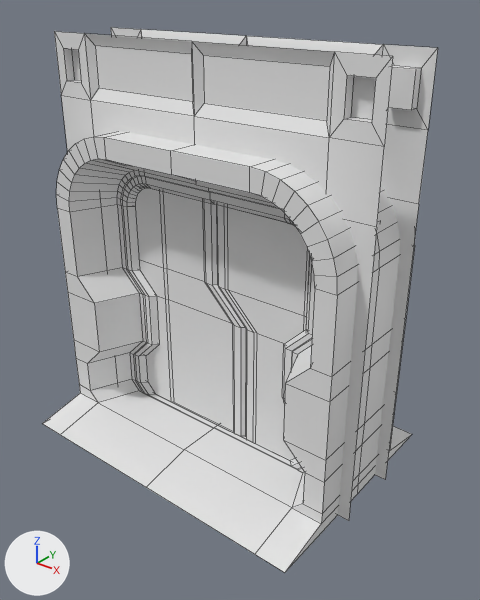
The Blender file Assets/Models/Blender/Door01.blend as it was, and as the next commit left it.
One viewpoint serves both versions: a 50 mm camera at (3.28, -3.88, 3.79) aimed at (0.2, -0.02, 1.4). Lighting does not change. The marker at lower left points along +X, +Y and +Z. Mesh edges are drawn as thin lines.

The scene before the commit, as lines of its bpy script (objects in view):
```python
me_plane = bpy.data.meshes.new('Plane')
me_plane.from_pydata(...)  # 32 vertices, 21 faces; spans x 0.0..1.1, y -0.1..0.0, z 0.0..2.3
me_plane_001 = bpy.data.meshes.new('Plane.001')
me_plane_001.from_pydata(...)  # 204 vertices, 171 faces; spans x 0.0..1.5, y -1.02..0.0, z 0.0..3.4
me_plane_002 = bpy.data.meshes.new('Plane.002')
me_plane_002.from_pydata(...)  # 32 vertices, 21 faces; spans x -1.3..0.3, y -0.1..0.0, z 0.1..2.4
ob_door1 = bpy.data.objects.new('Door1', me_plane)
ob_door1.location = (0.0, 0.0, 0.0)
_m = ob_door1.modifiers.new('Mirror', 'MIRROR')
_m.use_axis = (False, True, False)
_m.use_clip = True
ob_door2 = bpy.data.objects.new('Door2', me_plane_002)
ob_door2.location = (0.0, 0.0, 0.0)
_m = ob_door2.modifiers.new('Mirror', 'MIRROR')
_m.use_axis = (False, True, False)
_m.use_clip = True
ob_doorframe = bpy.data.objects.new('DoorFrame', me_plane_001)
ob_doorframe.location = (0.0, 0.0, 0.0)
_m = ob_doorframe.modifiers.new('Mirror', 'MIRROR')
_m.use_axis = (True, True, False)
_m.use_clip = True
_m = ob_doorframe.modifiers.new('EdgeSplit', 'EDGE_SPLIT')
```
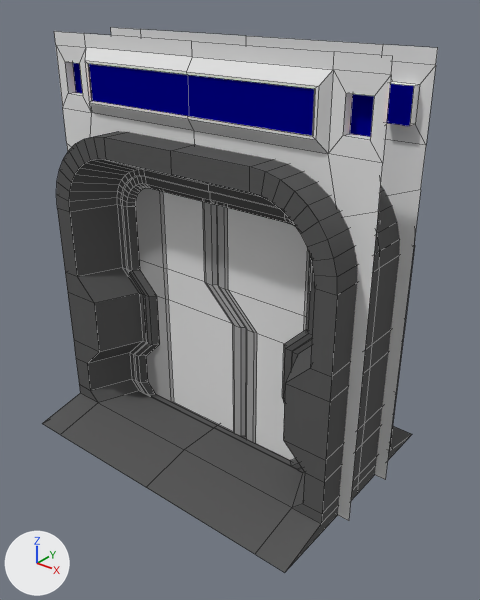
Diff of the bpy script that builds the scene:
```diff
--- a/Assets/Models/Blender/Door01.blend.py
+++ b/Assets/Models/Blender/Door01.blend.py
@@ mat_door @@
+mat_door = diffuse_material('Door')
+mat_door.base_color = (0.107, 0.107, 0.107)  # dark grey #5c5c5c
@@ mat_door2 @@
+mat_door2 = diffuse_material('Door2')
+mat_door2.base_color = (0.393, 0.393, 0.393)  # grey #a8a8a8
@@ me_plane_002 @@
 me_plane_002.from_pydata(...)  # 32 vertices, 21 faces; spans x -1.3..0.3, y -0.1..0.0, z 0.1..2.4
+# me_plane_002 part 1: 8 of the faces centred in x 0.04..0.3, y -0.1..-0.03, z 0.65..1.35 switch from no material to mat_door2 (grey #a8a8a8)
+# me_plane_002 part 2: 6 of the faces centred in x -0.95..0.0, y -0.1..-0.03, z 1.95 switch from no material to mat_door2 (grey #a8a8a8)
+# me_plane_002 part 3: 4 of the faces centred in x -0.95..-0.58, y -0.1..-0.09, z 0.65..1.35 switch from no material to mat_door2 (grey #a8a8a8)
+me_plane_002.materials.append(mat_base)  # white #e7e7e7
@@ me_plane @@
 me_plane.from_pydata(...)  # 32 vertices, 21 faces; spans x 0.0..1.1, y -0.1..0.0, z 0.0..2.3
+# me_plane part 4: 8 of the faces centred in x 0.0..0.26, y -0.1..-0.03, z 1.35..1.9 switch from no material to mat_door2 (grey #a8a8a8)
+# me_plane part 5: 6 of the faces centred in x 0.3..1.0, y -0.1..-0.03, z 0.6 switch from no material to mat_door2 (grey #a8a8a8)
+# me_plane part 6: 4 of the faces centred in x 0.89..1.0, y -0.1..-0.09, z 1.35..1.9 switch from no material to mat_door2 (grey #a8a8a8)
+me_plane.materials.append(mat_base)  # white #e7e7e7
@@ me_plane_001 @@
-me_plane_001.from_pydata(...)  # 204 vertices, 171 faces; spans x 0.0..1.5, y -1.02..0.0, z 0.0..3.4
+me_plane_001.from_pydata(...)  # 215 vertices, 178 faces; spans x 0.0..1.5, y -1.02..0.0, z 0.0..3.4
+# me_plane_001 part 7
+# 2 vertices are removed from x 1.22, y -0.3..-0.22, z 3.28
+# 15 faces are deleted
+# 6 vertices in x 0.0..1.5, y -0.3..-0.22, z 2.9..3.28 move by (0.0, 0.0, -0.1)
+# 11 vertices move from x 0.0..1.5, y -0.3..-0.22, z 0.0..3.31 to x 0.0..1.5, y -0.36..-0.22, z 0.0..3.3
+# 13 vertices are added at x 0.0..1.5, y -0.36..-0.22, z 2.8..3.3
+# 17 new faces join them, mat_base (white #e7e7e7), smooth
+# 3 new faces join them, mat_base (white #e7e7e7)
+# 1 new face joins them, mat_display (blue #00008a), smooth
+# 1 new face joins them, mat_display (blue #00008a)
+# me_plane_001 part 8: 154 faces spanning x 0.0..1.4, y -1.02..0.0, z 0.0..2.7 switch from no material to mat_door (dark grey #5c5c5c)
+me_plane_001.materials.append(mat_base)  # white #e7e7e7
+me_plane_001.materials.append(mat_display)  # blue #00008a
```

Location of each change, [x1, y1, x2, y2] in pixels of the pictures (480 x 600 px; the box of a moved part takes in the faces that stretch with it):
part 1 of me_plane_002, recoloured: [205, 282, 246, 436] in both
part 2 of me_plane_002, recoloured: [136, 188, 218, 285] in both
part 3 of me_plane_002, recoloured: [140, 260, 174, 402] in both
part 4 of me_plane, recoloured: [217, 205, 257, 333] in both
part 5 of me_plane, recoloured: [246, 329, 257, 443] in both
part 6 of me_plane, recoloured: [304, 248, 310, 330] in both
part 7 of me_plane_001, moved or reshaped: [54, 27, 438, 521] in both
part 8 of me_plane_001, recoloured (white to grey): [42, 131, 415, 572] in both
